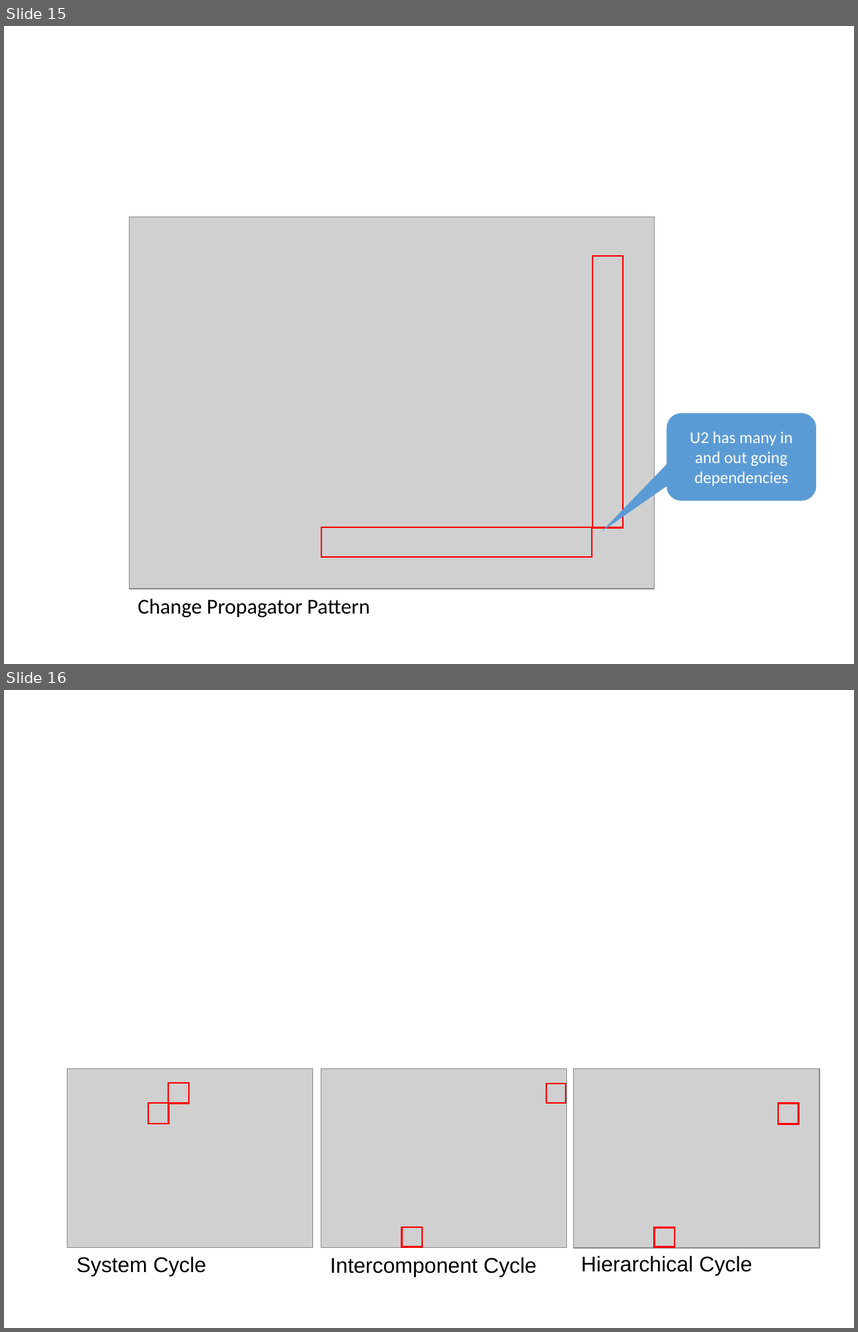
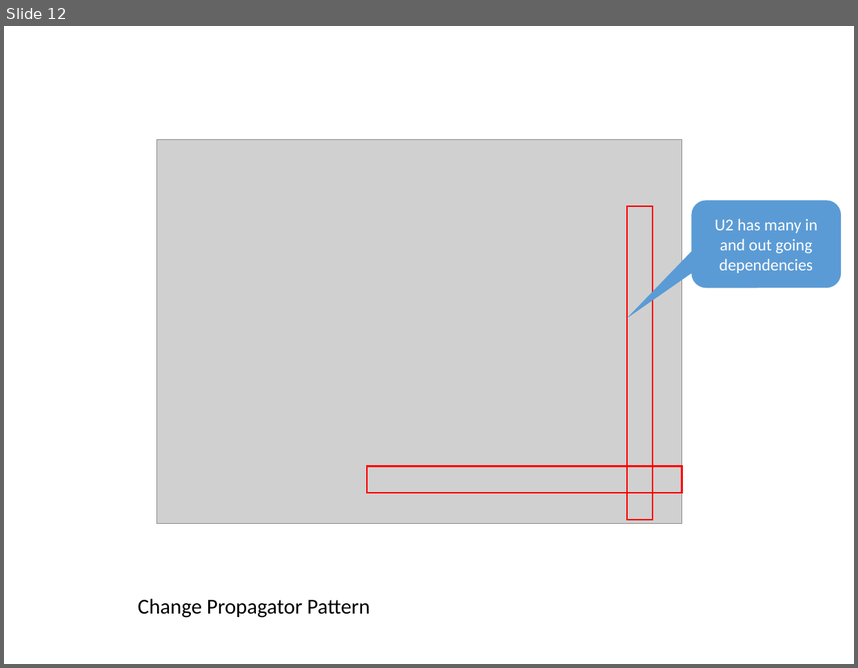
Before and after one commit to dsmsuite/dsmsuite.github.io, a slide deck: assets/img/Images.pptx. Shown one above the other, each under a label of ours: slides 15 and 16 before the commit, slide 12 after it. The pictures are 858x1332 and 858x668 pixels, drawn with LibreOffice and Linux fonts; fonts in the diff are those of the drawing; grey boxes stand for pictures. Boxes give left, top, right and bottom in pixels: in the first picture for what was removed or moved away, otherwise in the second. Text is boxed around its words. In the diff, an @@ line names an element or a change of style, - is before the commit and + after.

```diff
--- a/assets/img/Images.pptx
+++ b/assets/img/Images.pptx
@@ slide 16 removed at bbox=[4, 690, 854, 1328], background #FFFFFF @@
@@ group removed at bbox=[67, 1068, 819, 1248]: 6 rectangles, 3 pictures @@
@@ text removed at bbox=[76, 1256, 206, 1276] @@
-System Cycle
@@ text removed at bbox=[330, 1256, 537, 1276] @@
-Intercomponent Cycle
@@ text removed at bbox=[581, 1255, 753, 1275] @@
-Hierarchical Cycle
@@ what was slide 15 is now slide 12 @@
@@ slide 12 changed as well @@
@@ picture: place and size @@
-picture at bbox=[129, 217, 654, 589]
+picture at bbox=[157, 140, 682, 523]
@@ rectangle: place and size @@
-rectangle at bbox=[593, 256, 623, 527]
+rectangle at bbox=[627, 206, 653, 520]
@@ rounded speech box "U2 has many in and ...": place and size @@
-rounded speech box "U2 has many in and ..." at bbox=[667, 413, 817, 500]
+rounded speech box "U2 has many in and ..." at bbox=[692, 201, 842, 288]
@@ rectangle: place and size @@
-rectangle at bbox=[321, 527, 591, 557]
+rectangle at bbox=[367, 466, 682, 492]
```
Also in this commit, not shown: 11 other slides changed, 1 slide added, 4 other slides removed, 5 other files.
